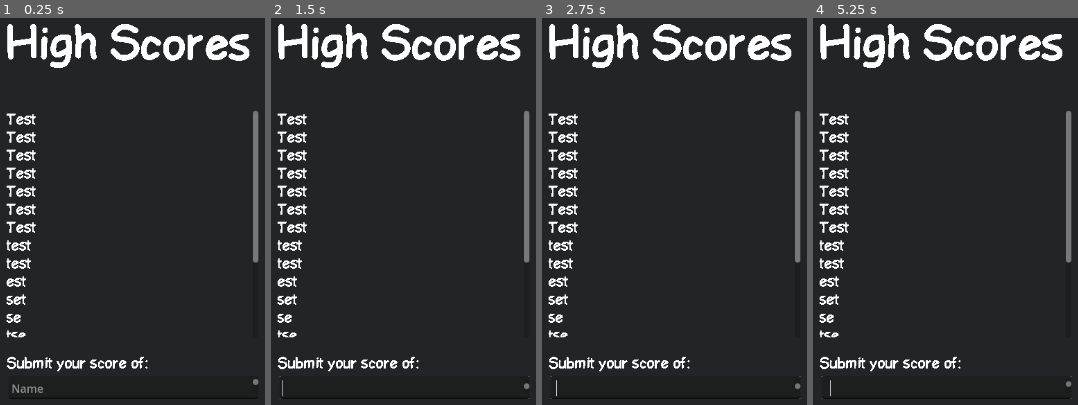
Above: before the commit, frames 1-4 (left to right).
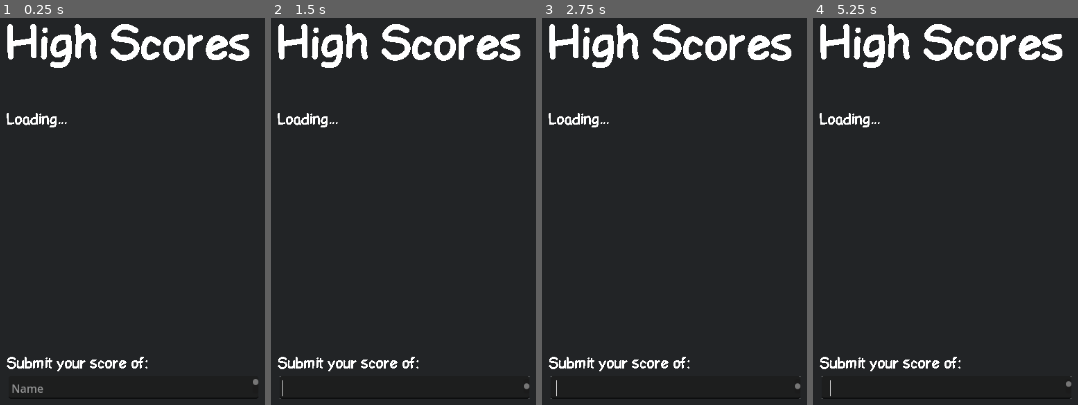
Above: after the commit, the same moments.

Repository: The-Briel-Deal/kibble-survivors
Game: Godot game, scene res://score_board.tscn
The game is run twice, just before and just after one commit, with the same random seed, the same clock (stepped at 60 frames per second) and the same inputs. This scene is started directly instead of the project's main scene.
Inputs (mouse positions are in pixels of both pictures, inside the frame that each line leads up to):
- Up to frame 1 (0.25 s): no input
- Up to frame 2 (1.5 s): click (403, 389) at 0.52 s; type "Alex" at 0.6 s; tap Enter at 1.25 s; hold Right (Move Right) from 1.28 s (still down)
- Up to frame 3 (2.75 s): tap Space at 2 s; release Right (Move Right) at 2.03 s; hold Down (Move Down) from 2.03 s (still down)
- Up to frame 4 (5.25 s): tap Enter at 2.75, 4.25 s; release Down (Move Down) at 2.78 s; hold Right (Move Right) 2.78-3.53 s; tap Space at 3.5, 5 s; hold Up (Move Up) 3.53-4.28 s; hold Left (Move Left) from 4.28 s (still down)

The runs differ from the first frame. In frame 1, 3.2% of the frame differs, in the area x 2-98%, y 24-83%; in frame 2, 3.2%; in frame 3, 3.2%; in frame 4, 3.2%.

Commit message:
byeh

Diff:
--- a/score_board.gd
+++ b/score_board.gd
@@ -2,3 +2,8 @@
 
 func _ready():
 	RenderingServer.set_default_clear_color(Color("222426"))
+	$HTTPRequest.request("https://aqnudvdkeendtezupjpz.supabase.co/rest/v1/high-scores?select=*", ["apikey: eyJhbGciOiJIUzI1NiIsInR5cCI6IkpXVCJ9.eyJpc3MiOiJzdXBhYmFzZSIsInJlZiI6ImFxbnVkdmRrZWVuZHRlenVwanB6Iiwicm9sZSI6ImFub24iLCJpYXQiOjE2NzkzNDU4MTIsImV4cCI6MTk5NDkyMTgxMn0.I9Su9EDEicuACbQLZf2SfKo9gYGuJKXTeRsMe7g5nvA", "Authorization: Bearer eyJhbGciOiJIUzI1NiIsInR5cCI6IkpXVCJ9.eyJpc3MiOiJzdXBhYmFzZSIsInJlZiI6ImFxbnVkdmRrZWVuZHRlenVwanB6Iiwicm9sZSI6ImFub24iLCJpYXQiOjE2NzkzNDU4MTIsImV4cCI6MTk5NDkyMTgxMn0.I9Su9EDEicuACbQLZf2SfKo9gYGuJKXTeRsMe7g5nvA"])
+
+
+func _on_http_request_request_completed(result, response_code, headers, body):
+	print(JSON.parse_string(body.get_string_from_utf8()))
--- a/score_board.tscn
+++ b/score_board.tscn
@@ -33,26 +33,7 @@
 offset_right = -0.208008
 offset_bottom = -0.0960388
 theme = ExtResource("1_ppki6")
-text = "Test
-Test
-Test
-Test
-Test
-Test
-Test
-test
-test
-est
-set
-se
-tse
-t
-set
-set
-set
-set
-set
-"
+text = "Loading..."
 
 [node name="TextEdit" type="TextEdit" parent="."]
 anchors_preset = -1
@@ -78,3 +59,7 @@
 offset_bottom = -5.88007
 theme = ExtResource("1_ppki6")
 text = "Submit your score of: "
+
+[node name="HTTPRequest" type="HTTPRequest" parent="."]
+
+[connection signal="request_completed" from="HTTPRequest" to="." method="_on_http_request_request_completed"]
